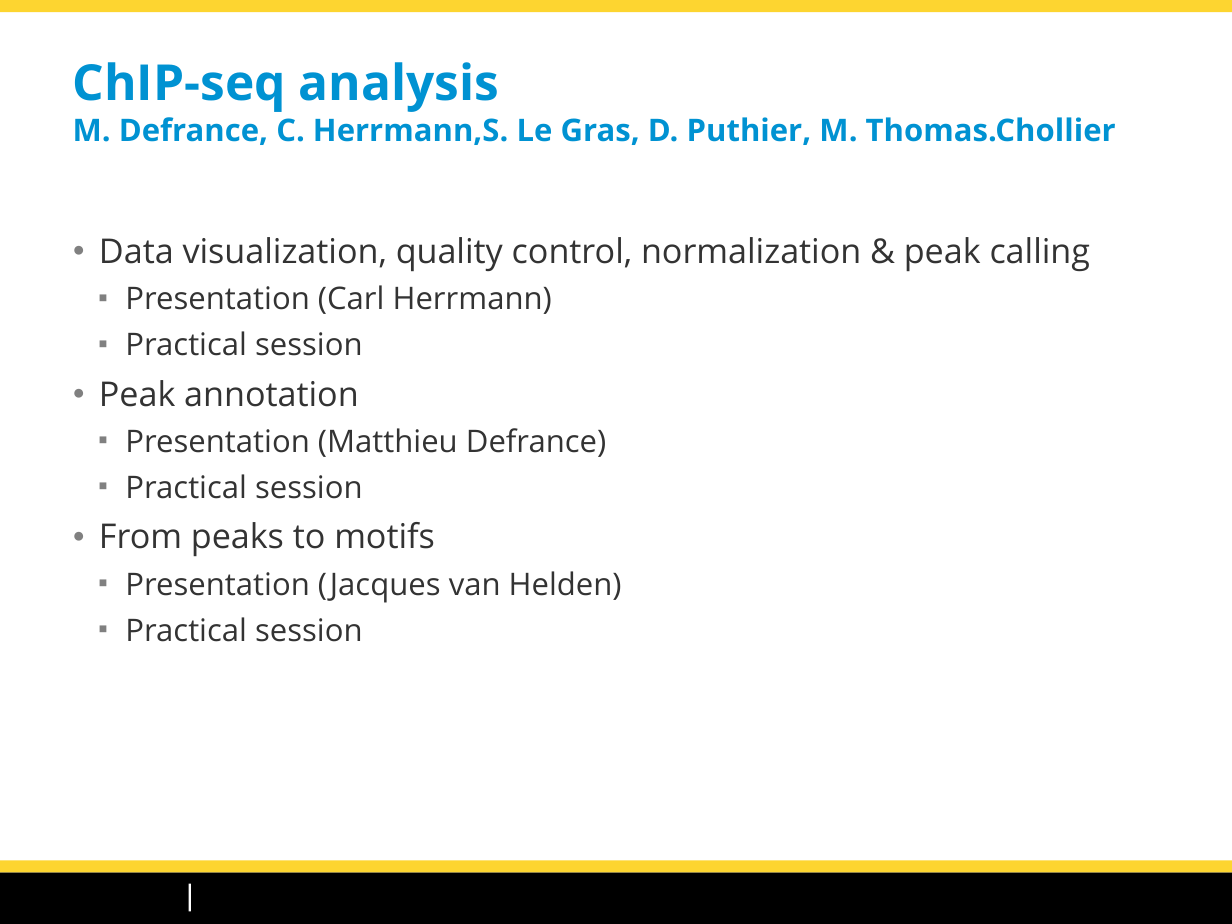
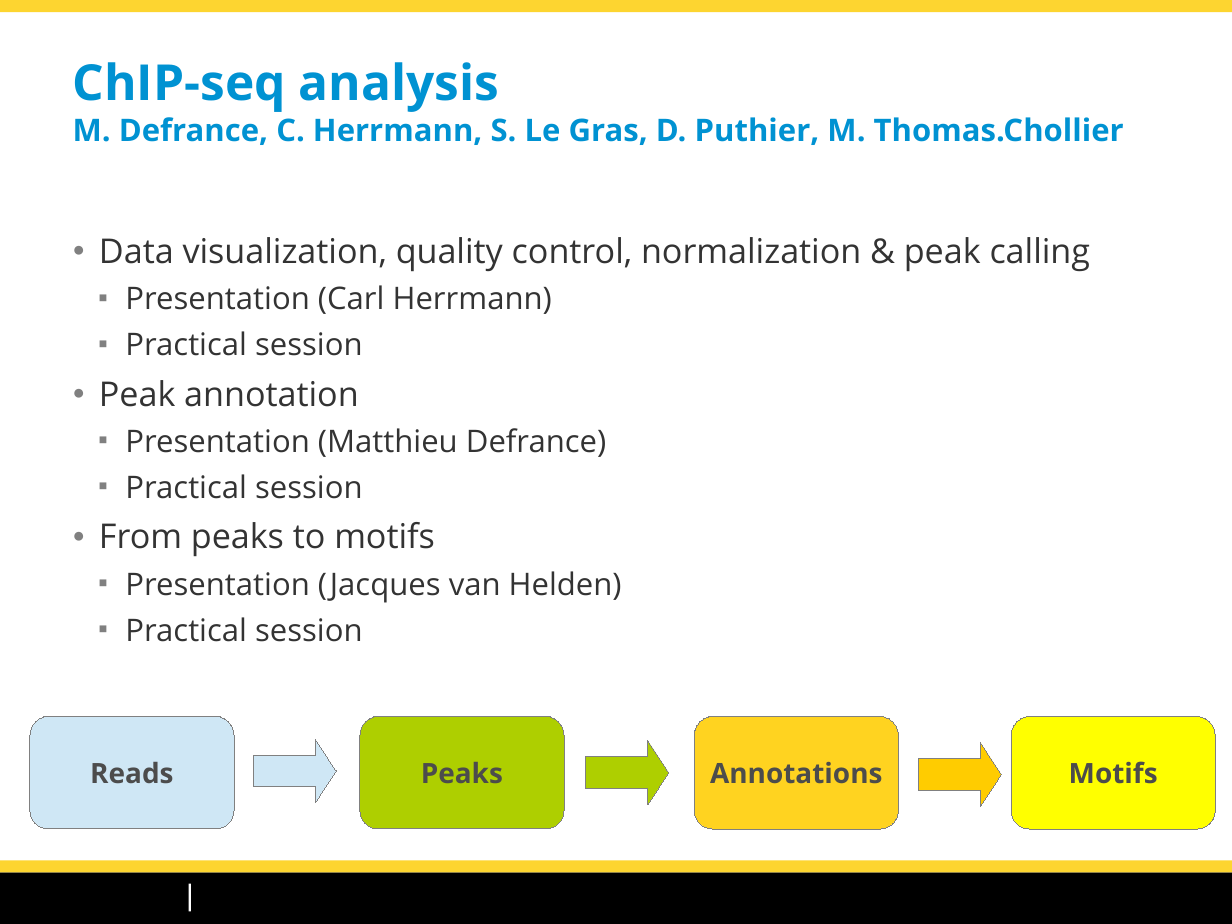
Before and after one commit to dputhier/EBA_2015_ChIP-Seq, a slide deck: slide 1 of slides/chipseq_CarlHerrmann_Roscoff2015.odp. Drawn at 1232x924 pixels with LibreOffice and Linux fonts; fonts in the diff are those of the drawing; background and template pictures are left out. Boxes give left, top, right and bottom in pixels: in the first picture for what was removed or moved away, otherwise in the second. Text is boxed around its words. In the diff, an @@ line names an element or a change of style, - is before the commit and + after.

```diff
--- a/slides/chipseq_CarlHerrmann_Roscoff2015.odp
+++ b/slides/chipseq_CarlHerrmann_Roscoff2015.odp
@@ title at [73,62,1124,145]: spaces changed @@
-ChIP-seq analysis
-M. Defrance, C. Herrmann,S. Le Gras, D. Puthier, M. Thomas.Chollier
+ChIP-seq analysis
+M. Defrance, C. Herrmann, S. Le Gras, D. Puthier, M. Thomas.Chollier
@@ rounded rectangle added at [30,717,235,830], fill #CFE7F5, outline #808080 0 pt, 18 pt, text #4C4C4C, bold @@
+Reads
@@ rounded rectangle added at [360,717,565,830], fill #AECF00, outline #808080 0 pt, 18 pt, text #4C4C4C, bold @@
+Peaks
@@ rounded rectangle added at [694,717,899,830], fill #FFD320, outline #808080 0 pt, 18 pt, text #4C4C4C, bold @@
+Annotations
@@ rounded rectangle added at [1012,717,1216,830], fill #FFFF00, outline #808080 0 pt, 18 pt, text #4C4C4C, bold @@
+Motifs
@@ right arrow added at [254,739,337,803], fill #CFE7F5, outline #808080 0 pt @@
@@ right arrow added at [586,741,669,805], fill #AECF00, outline #808080 0 pt @@
@@ right arrow added at [919,743,1002,807], fill #FFCC00, outline #808080 0 pt @@
```
Also in this commit, not shown: 1 other slide changed, 3 other files.
